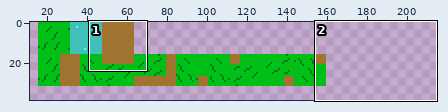
Two states of a sprite sheet, maps/farm-tiles.png. The first picture is a wide view before the edit; the outline marks the close-up.
Close-up. Earlier state:
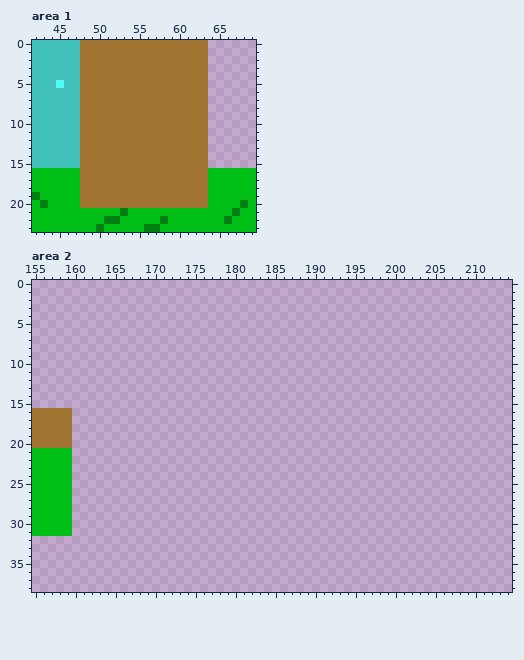
The file is 432x352 pixels. Shown: area 1: x 42..69, y 0..23; area 2: x 155..214, y 0..38. The wide view leaves out empty margins.
After the commit:
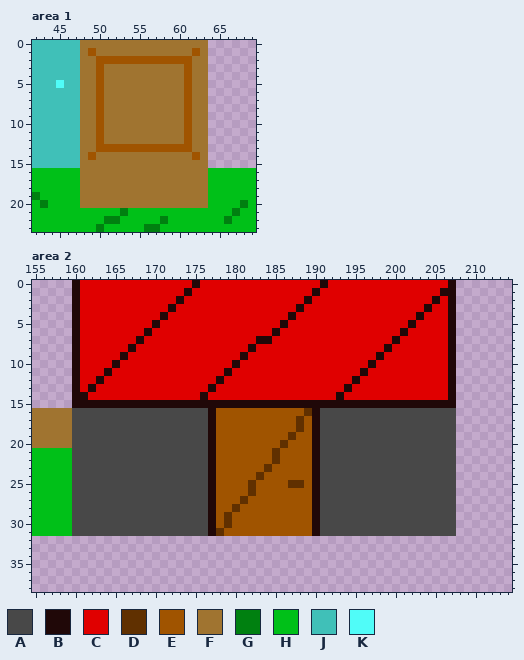
Palette (. is transparent): A #484848  B #200808  C #e00000  D #603000  E #a05400  F #a07430  G #008010  H #00c018  J #40c0b8  K #50fcf8
The exact change:
Area 1:
y 1: x 49 F -> E; x 62 F -> E
y 2: x 50..61 FFFFFFFFFFFF -> EEEEEEEEEEEE
y 3..12: x 50 F -> E; x 61 F -> E
y 13: x 50..61 FFFFFFFFFFFF -> EEEEEEEEEEEE
y 14: x 49 F -> E; x 62 F -> E
Area 2:
y 0: x 160..207 ................................................ -> BCCCCCCCCCCCCCCBCCCCCCCCCCCCCCCBCCCCCCCCCCCCCCCB
y 1: x 160..207 ................................................ -> BCCCCCCCCCCCCCBCCCCCCCCCCCCCCCBCCCCCCCCCCCCCCCBB
y 2: x 160..207 ................................................ -> BCCCCCCCCCCCCBCCCCCCCCCCCCCCCBCCCCCCCCCCCCCCCBCB
y 3: x 160..207 ................................................ -> BCCCCCCCCCCCBCCCCCCCCCCCCCCCBCCCCCCCCCCCCCCCBCCB
y 4: x 160..207 ................................................ -> BCCCCCCCCCCBCCCCCCCCCCCCCCCBCCCCCCCCCCCCCCCBCCCB
y 5: x 160..207 ................................................ -> BCCCCCCCCCBCCCCCCCCCCCCCCCBCCCCCCCCCCCCCCCBCCCCB
y 6: x 160..207 ................................................ -> BCCCCCCCCBCCCCCCCCCCCCCCCBCCCCCCCCCCCCCCCBCCCCCB
y 7: x 160..207 ................................................ -> BCCCCCCCBCCCCCCCCCCCCCCBBCCCCCCCCCCCCCCCBCCCCCCB
y 8: x 160..207 ................................................ -> BCCCCCCBCCCCCCCCCCCCCCBCCCCCCCCCCCCCCCCBCCCCCCCB
y 9: x 160..207 ................................................ -> BCCCCCBCCCCCCCCCCCCCCBCCCCCCCCCCCCCCCCBCCCCCCCCB
y 10: x 160..207 ................................................ -> BCCCCBCCCCCCCCCCCCCCBCCCCCCCCCCCCCCCCBCCCCCCCCCB
y 11: x 160..207 ................................................ -> BCCCBCCCCCCCCCCCCCCBCCCCCCCCCCCCCCCCBCCCCCCCCCCB
y 12: x 160..207 ................................................ -> BCCBCCCCCCCCCCCCCCBCCCCCCCCCCCCCCCCBCCCCCCCCCCCB
y 13: x 160..207 ................................................ -> BCBCCCCCCCCCCCCCCBCCCCCCCCCCCCCCCCBCCCCCCCCCCCCB
y 14: x 160..207 ................................................ -> BBCCCCCCCCCCCCCCBCCCCCCCCCCCCCCCCBCCCCCCCCCCCCCB
y 15: x 160..207 ................................................ -> BBBBBBBBBBBBBBBBBBBBBBBBBBBBBBBBBBBBBBBBBBBBBBBB
y 16: x 160..207 ................................................ -> AAAAAAAAAAAAAAAAABEEEEEEEEEEEDBAAAAAAAAAAAAAAAAA
y 17..18: x 160..207 ................................................ -> AAAAAAAAAAAAAAAAABEEEEEEEEEEDEBAAAAAAAAAAAAAAAAA
y 19: x 160..207 ................................................ -> AAAAAAAAAAAAAAAAABEEEEEEEEEDEEBAAAAAAAAAAAAAAAAA
y 20: x 160..207 ................................................ -> AAAAAAAAAAAAAAAAABEEEEEEEEDEEEBAAAAAAAAAAAAAAAAA
y 21..22: x 160..207 ................................................ -> AAAAAAAAAAAAAAAAABEEEEEEEDEEEEBAAAAAAAAAAAAAAAAA
y 23: x 160..207 ................................................ -> AAAAAAAAAAAAAAAAABEEEEEEDEEEEEBAAAAAAAAAAAAAAAAA
y 24: x 160..207 ................................................ -> AAAAAAAAAAAAAAAAABEEEEEDEEEEEEBAAAAAAAAAAAAAAAAA
y 25: x 160..207 ................................................ -> AAAAAAAAAAAAAAAAABEEEEDEEEEDDEBAAAAAAAAAAAAAAAAA
y 26: x 160..207 ................................................ -> AAAAAAAAAAAAAAAAABEEEEDEEEEEEEBAAAAAAAAAAAAAAAAA
y 27: x 160..207 ................................................ -> AAAAAAAAAAAAAAAAABEEEDEEEEEEEEBAAAAAAAAAAAAAAAAA
y 28: x 160..207 ................................................ -> AAAAAAAAAAAAAAAAABEEDEEEEEEEEEBAAAAAAAAAAAAAAAAA
y 29..30: x 160..207 ................................................ -> AAAAAAAAAAAAAAAAABEDEEEEEEEEEEBAAAAAAAAAAAAAAAAA
y 31: x 160..207 ................................................ -> AAAAAAAAAAAAAAAAABDEEEEEEEEEEEBAAAAAAAAAAAAAAAAA
Where, in picture pixels (left, top, right, bottom), the same in both close-ups:
changed: (88, 48, 200, 160)
added: (72, 280, 456, 536)
